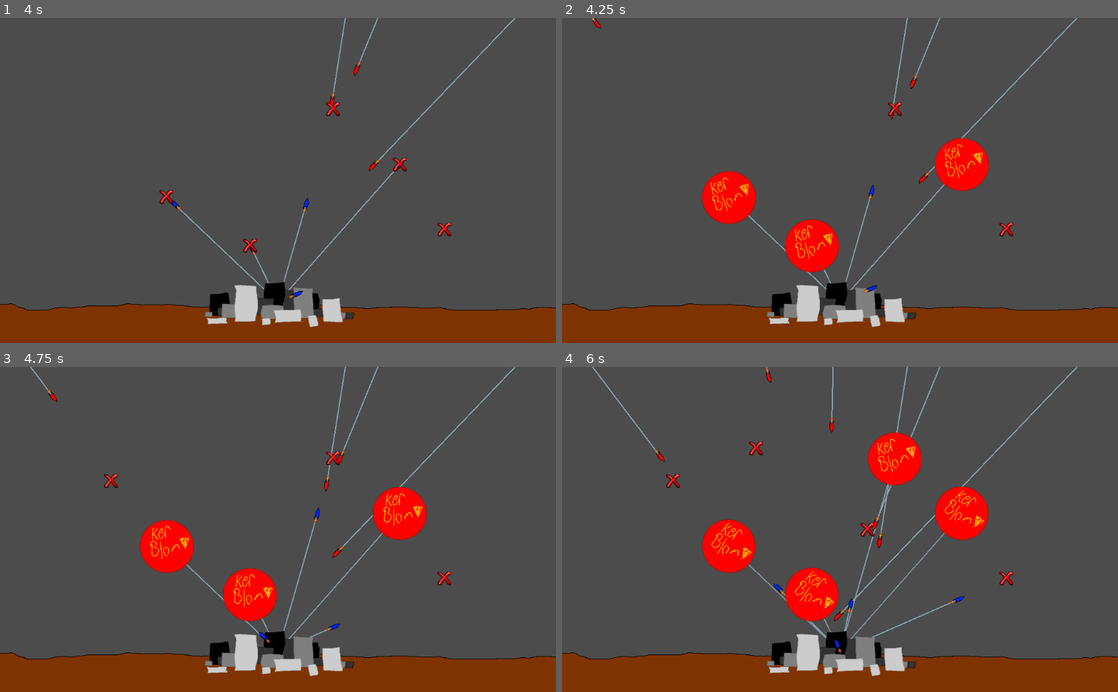
Above: before the commit, frames 1-4 (two rows, left to right).
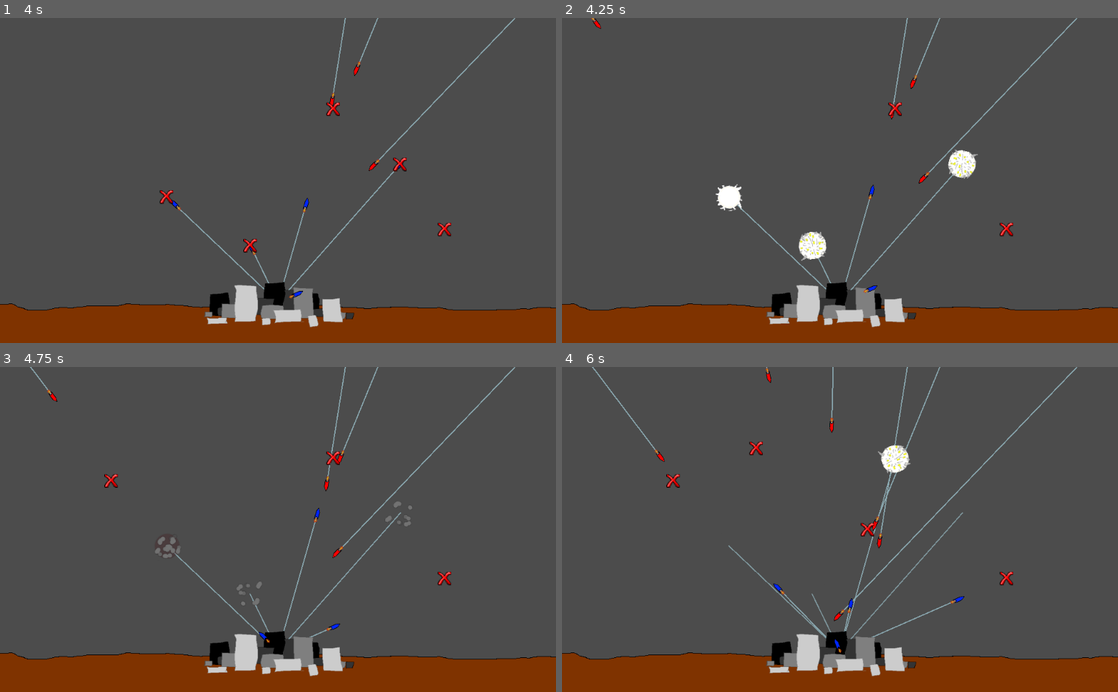
Above: after the commit, the same moments.

Repository: aJns/godot_missile_defence
Game: Godot game, scene res://MissileDefense.tscn
Two runs of this game, one before a commit and one after it. Both use one fixed random seed, a clock stepped at 60 frames per second and the inputs below.
Inputs (mouse positions are in pixels of both pictures, inside the frame that each line leads up to):
- Up to frame 1 (4 s): tap Enter at 0.5 s; move the mouse to (400, 164) at 0.52 s; click (400, 164) at 0.6 s; tap Space at 1.25 s; move the mouse to (166, 196) at 1.27 s; click (166, 196) at 1.35 s; move the mouse to (333, 109) at 2.02 s; click (333, 109) at 2.1 s; move the mouse to (250, 245) at 2.77 s; click (250, 245) at 2.85 s; move the mouse to (444, 229) at 3.52 s; click (444, 229) at 3.6 s
- Up to frame 2 (4.25 s): no input
- Up to frame 3 (4.75 s): move the mouse to (111, 480) at 4.27 s; click (111, 480) at 4.35 s
- Up to frame 4 (6 s): move the mouse to (867, 529) at 5.02 s; click (867, 529) at 5.1 s; move the mouse to (756, 448) at 5.77 s; click (756, 448) at 5.85 s

Frame 1 is identical in both runs. In frame 2, 3.7% of the frame differs, in the area x 25-77%, y 36-79%; in frame 3, 3.7%; in frame 4, 5.0%, in the area x 25-77%, y 20-79%.

Commit message:
Add fancier explosion

Diff:
--- a/Explosion.gd
+++ b/Explosion.gd
@@ -10,7 +10,9 @@
 
 
 func _ready():
-	pass
+	var rot = rand_range(0, 360)
+	set_rotation_degrees(rot)
+	get_node("AnimationPlayer").play("explosion")
 
 
 func deal_damage():
@@ -33,6 +35,5 @@
 	if not dealt_damage:
 		deal_damage()
 	explosion_timer -= delta
-	rotate(0.5*delta)
 	if explosion_timer < 0:
 		self.queue_free()
--- a/Explosion.tscn
+++ b/Explosion.tscn
@@ -1,10 +1,30 @@
-[gd_scene load_steps=3 format=2]
+[gd_scene load_steps=4 format=2]
 
 [ext_resource path="res://Explosion.gd" type="Script" id=1]
-[ext_resource path="res://explosion.png" type="Texture" id=2]
+[ext_resource path="res://explosion_spritesheet.png" type="Texture" id=2]
+
+[sub_resource type="Animation" id=1]
+resource_name = "explosion"
+tracks/0/type = "value"
+tracks/0/path = NodePath("explosion:frame")
+tracks/0/interp = 1
+tracks/0/loop_wrap = true
+tracks/0/imported = false
+tracks/0/enabled = true
+tracks/0/keys = {
+"times": PoolRealArray( 0, 0.1, 0.2, 0.4, 0.5, 0.6, 0.7 ),
+"transitions": PoolRealArray( 1, 1, 1, 1, 1, 1, 1 ),
+"update": 1,
+"values": [ 0, 1, 2, 3, 4, 5, 6 ]
+}
 
 [node name="Explosion" type="Node2D"]
 script = ExtResource( 1 )
 
 [node name="explosion" type="Sprite" parent="."]
 texture = ExtResource( 2 )
+hframes = 7
+frame = 6
+
+[node name="AnimationPlayer" type="AnimationPlayer" parent="."]
+anims/explosion = SubResource( 1 )
Binary file removed: explosion.png
Binary file added: explosion_spritesheet.png
Not shown, changed: explosion_spritesheet.png.import
